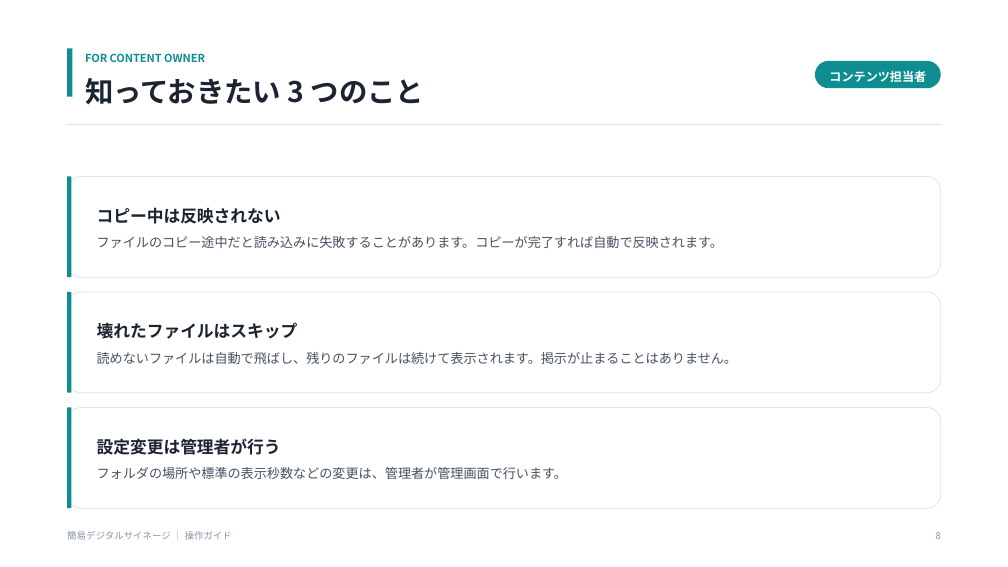
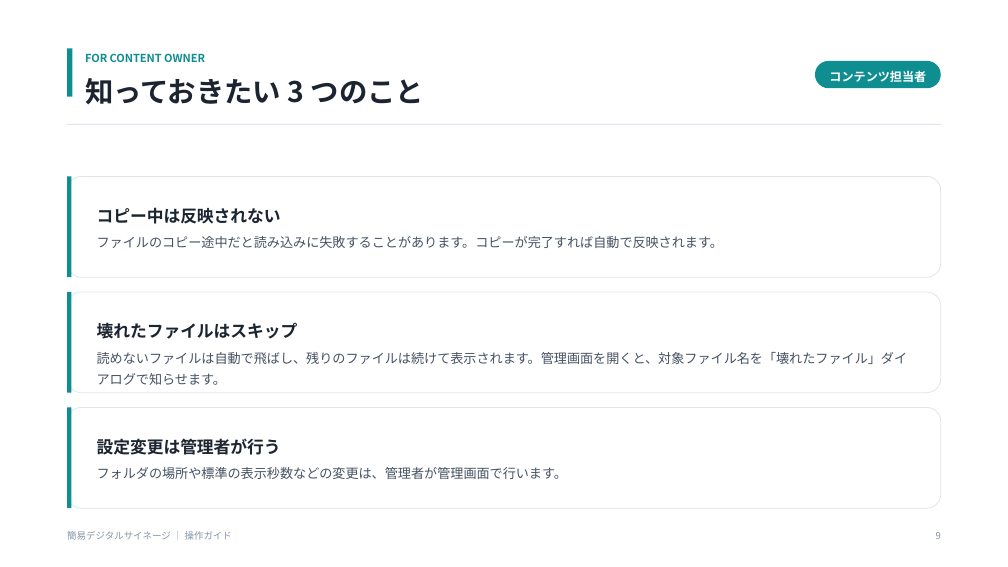
Before and after one commit to kamanori3/SimpleDigitalSignage, a slide deck: slide 9 of docs/操作ガイド.pptx (slide 8 before the commit). Drawn at 1008x567 pixels with LibreOffice and Linux fonts; fonts in the diff are those of the drawing. Boxes give left, top, right and bottom in pixels: in the first picture for what was removed or moved away, otherwise in the second. Text is boxed around its words. In the diff, an @@ line names an element or a change of style, - is before the commit and + after.

```diff
--- a/docs/操作ガイド.pptx
+++ b/docs/操作ガイド.pptx
@@ text at (97, 352, 908, 385): text changed @@
-読めないファイルは自動で飛ばし、残りのファイルは続けて表示されます。掲示が止まることはありません。
+読めないファイルは自動で飛ばし、残りのファイルは続けて表示されます。管理画面を開くと、対象ファイル名を「壊れたファイル」ダイアログで知らせます。
```
Also in this commit, not shown: 10 other slides changed, 1 slide added, 35 other files.
